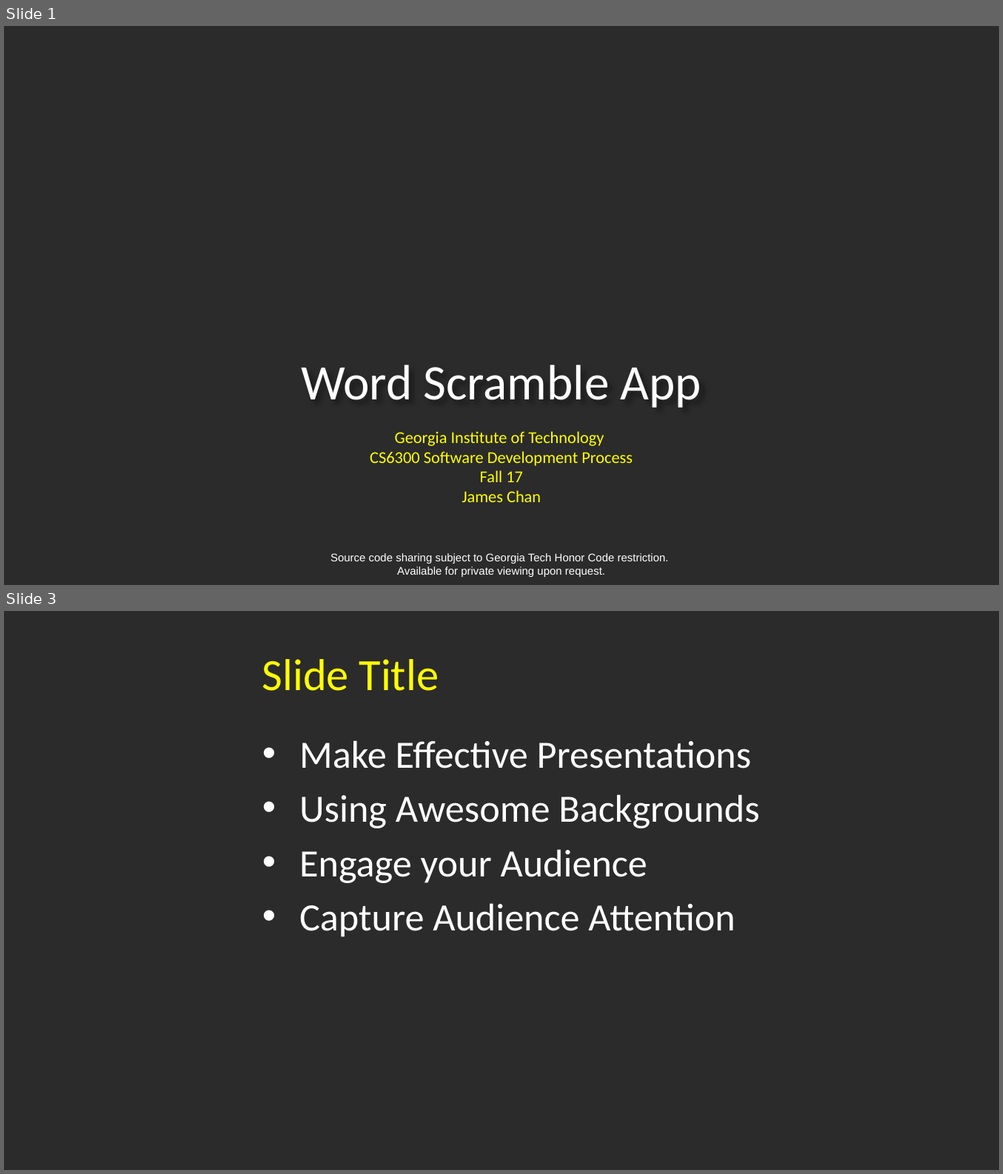
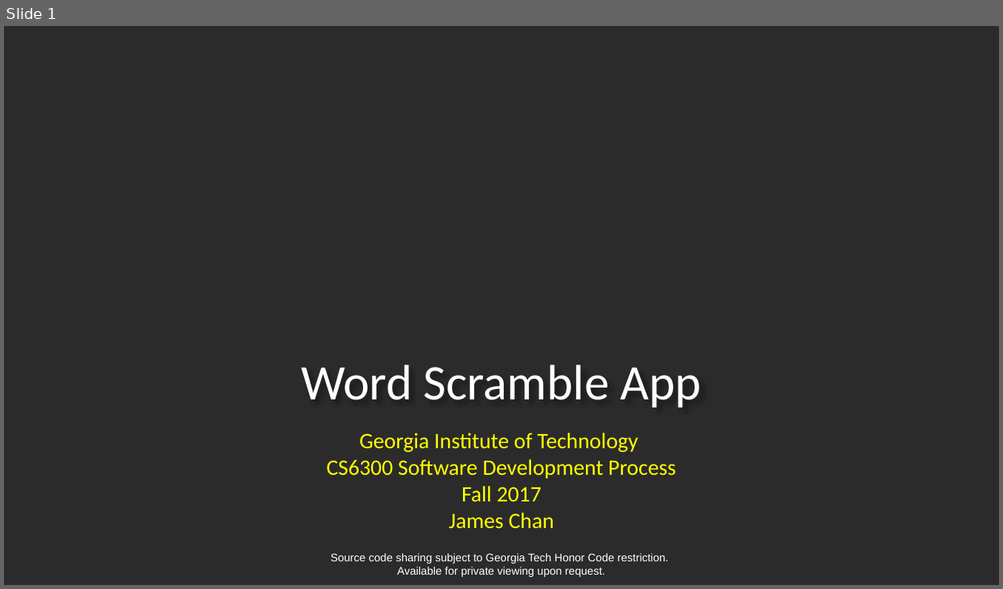
Before and after one commit to jameschanx/Georgia_Tech_School_Projects, a slide deck: Word Scramble App - CS6300 Software Development Process.pptx. Shown one above the other, each under a label of ours: slides 1 and 3 before the commit, slide 1 after it; the slides between them are not shown. The pictures are 1003x1174 and 1003x589 pixels, drawn with LibreOffice and Linux fonts; fonts in the diff are those of the drawing; background and template pictures are left out; a plain dark background stands for a picture behind light text. Boxes give left, top, right and bottom in pixels: in the first picture for what was removed or moved away, otherwise in the second. Text is boxed around its words. In the diff, an @@ line names an element or a change of style, - is before the commit and + after.

```diff
--- a/Word Scramble App - CS6300 Software Development Process.pptx
+++ b/Word Scramble App - CS6300 Software Development Process.pptx
@@ slide 3 removed at box(4, 611, 999, 1170), background picture (left out) @@
@@ title removed at box(262, 659, 438, 691) @@
-Slide Title
@@ text removed at box(299, 741, 759, 937) @@
-• Make Effective Presentations
-• Using Awesome Backgrounds
-• Engage your Audience
-• Capture Audience Attention
@@ slide 1 changed as well @@
@@ subtitle at box(327, 433, 676, 529): text changed; size 12 to 16 pt @@
-Georgia Institute of Technology
-CS6300 Software Development Process
-Fall 17
-James Chan
+Georgia Institute of Technology
+CS6300 Software Development Process
+Fall 2017
+James Chan
```
Also in this commit, not shown: 5 slides added, 3 other slides removed, 1 other file.
